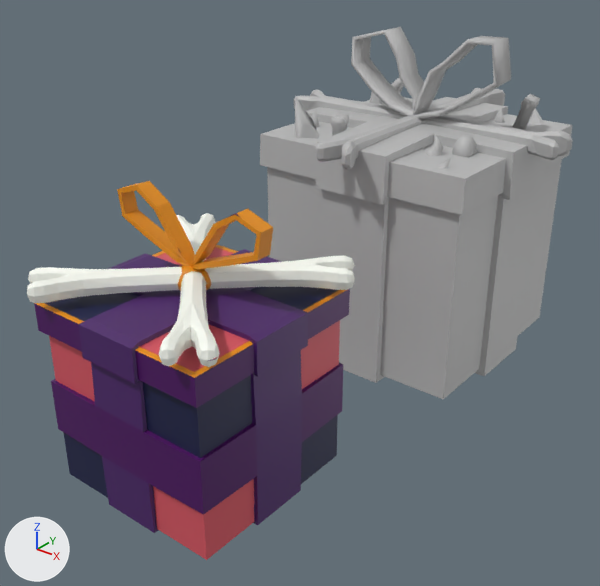
A saved change to the Blender file art/models/props/gift_box/gift_box.blend.
The view is the same before and after, from a camera (50 mm lens) standing at (0.976, -1.665, 1.024) and looking at (-0.03, -0.407, 0.245). Lighting does not change. The marker at lower left points along +X, +Y and +Z. The first picture is the older version.

The first picture shows 'Box Style 2', 'Box style 1'.
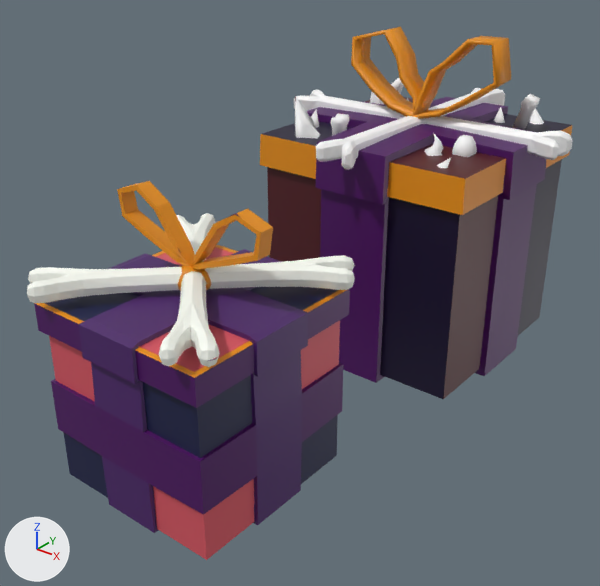
What changed in the scene script:
```text
Add img_gb_texure_2:
    img_gb_texure_2 = load_image('GB Texure 2', 'Textures/GB Texure 2.png', 1024, 1024, 'sRGB')
Add mat_material:
    mat_material = principled_material('Material')
    mat_material.texture = img_gb_texure_2
Change me_cone_002:
    where me_cone_002.from_pydata(...)  # 683 vertices, 680 faces; spans x -21.8..5.8, y -22.2..5.4, z -21.4..8.1
    remove me_cone_002.materials.append(mat_gift_box_style_2)  # grey #bcbcbc
    add me_cone_002.materials.append(mat_material)  # picture img_gb_texure_2
```

What differs and where, as boxes (x1, y1, x2, y2) in the pictures (600 x 586 px):
'Box Style 2', recoloured (darker): (260, 27, 573, 399) in both
